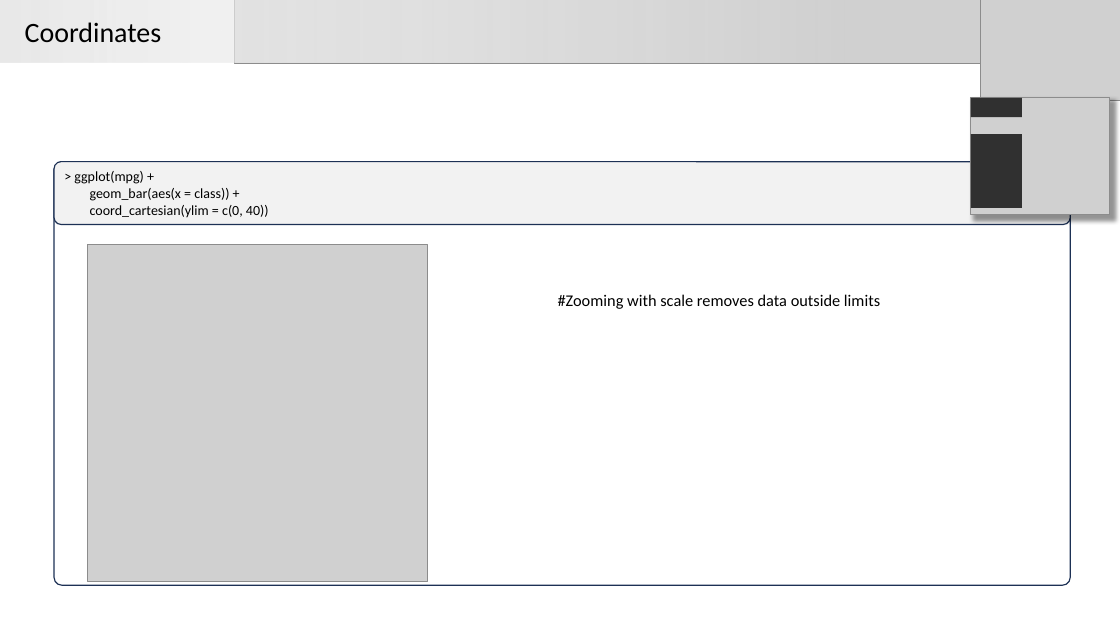
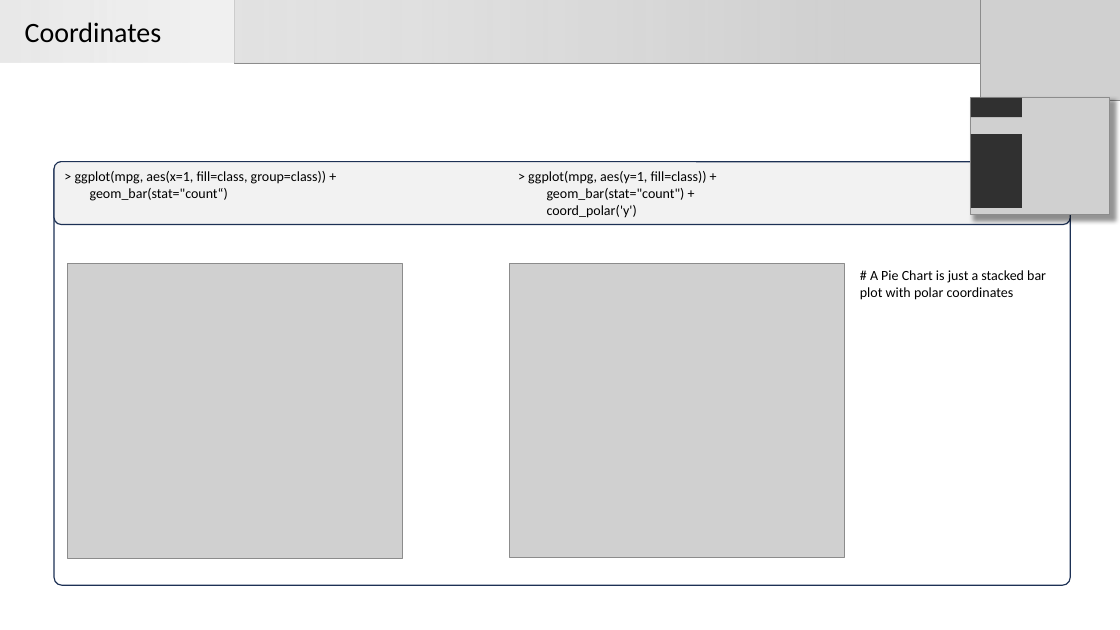
Before and after one commit to Carlospq/ggplot2Workshop, a slide deck: slide 57 of GGplot_workshop.pptx (slide 58 before the commit). Drawn at 1120x630 pixels with LibreOffice and Linux fonts; fonts in the diff are those of the drawing; grey boxes stand for pictures. Boxes give left, top, right and bottom in pixels: in the first picture for what was removed or moved away, otherwise in the second. Text is boxed around its words. In the diff, an @@ line names an element or a change of style, - is before the commit and + after.

```diff
--- a/GGplot_workshop.pptx
+++ b/GGplot_workshop.pptx
@@ text in rounded rectangle at box(75, 171, 326, 201): text changed @@
-> ggplot(mpg) +
-geom_bar(aes(x = class)) +
-coord_cartesian(ylim = c(0, 40))
+> ggplot(mpg, aes(x=1, fill=class, group=class)) +
+geom_bar(stat="count“)
@@ text added at box(528, 171, 707, 218), 12 pt, text #000000 @@
+> ggplot(mpg, aes(y=1, fill=class)) +
+geom_bar(stat="count") +
+coord_polar('y')
@@ picture: place and size @@
-picture at box(87, 245, 428, 581)
+picture at box(68, 264, 402, 559)
@@ picture added at box(510, 264, 844, 558) @@
@@ text removed at box(558, 294, 880, 309) @@
-#Zooming with scale removes data outside limits
@@ text added at box(860, 270, 1046, 300), 12 pt, text #000000 @@
+# A Pie Chart is just a stacked bar plot with polar coordinates
```
Also in this commit, not shown: 11 other slides changed, 1 slide added, 2 slides removed, 3 other files.
